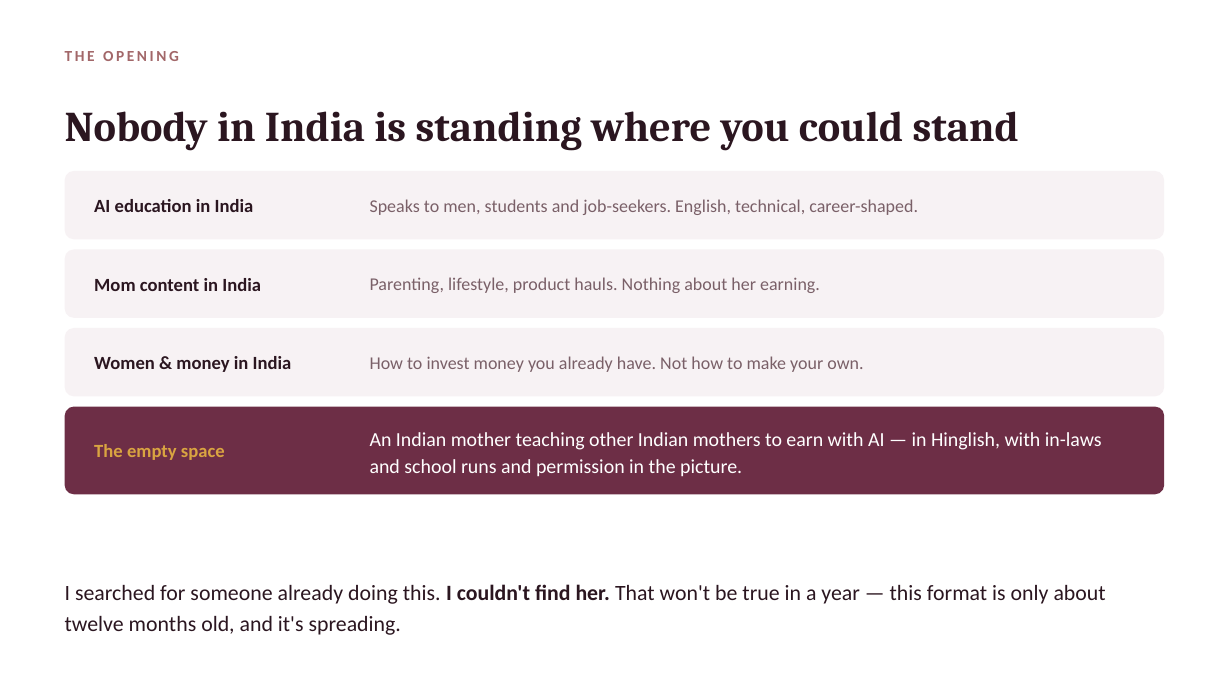
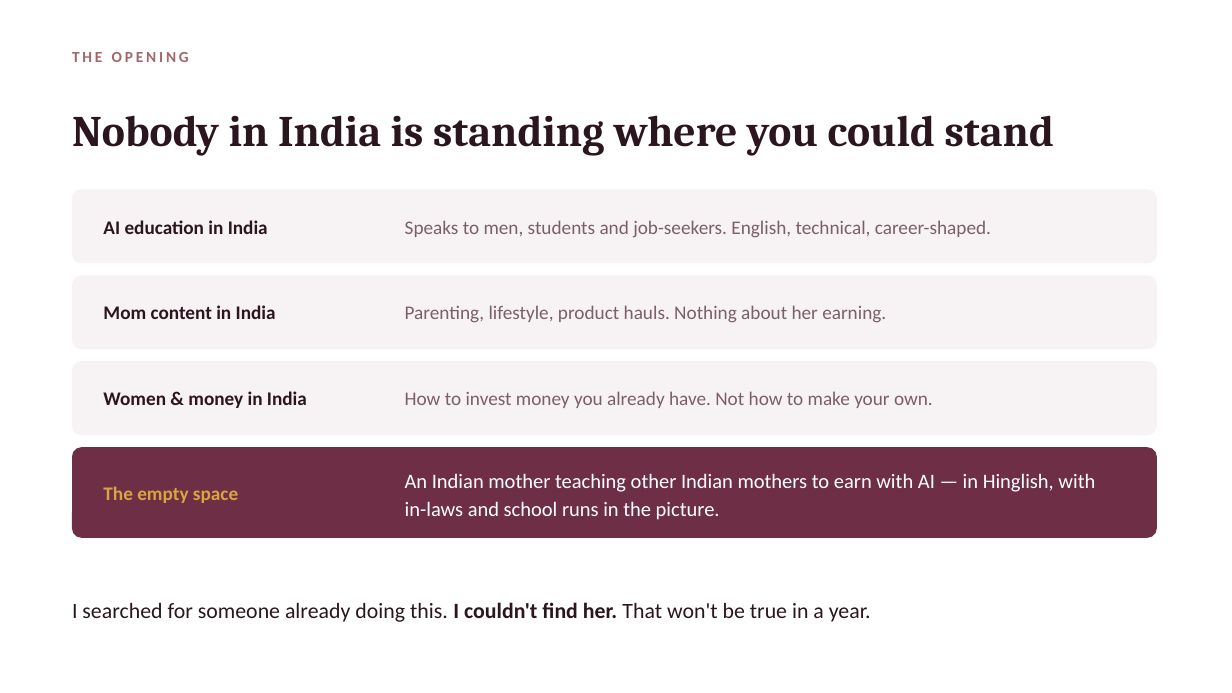
Before and after one commit to productionxin/Assets, a slide deck: slide 14 of clients/juhi-agarwal-nexther/neXtHer-What-I-Found.pptx (slide 15 before the commit). Drawn at 1232x693 pixels with LibreOffice and Linux fonts; fonts in the diff are those of the drawing. Boxes give left, top, right and bottom in pixels: in the first picture for what was removed or moved away, otherwise in the second. Text is boxed around its words. In the diff, an @@ line names an element or a change of style, - is before the commit and + after.

```diff
--- a/clients/juhi-agarwal-nexther/neXtHer-What-I-Found.pptx
+++ b/clients/juhi-agarwal-nexther/neXtHer-What-I-Found.pptx
@@ text "THE OPENING": place and size @@
-text "THE OPENING" at [65, 51, 179, 61]
+text "THE OPENING" at [72, 52, 189, 62]
@@ text "THE OPENING" at [72, 52, 189, 62]: letter spacing 2 to 2.2 pt @@
@@ text "Nobody in India is standing ...": place and size @@
-text "Nobody in India is standing ..." at [65, 111, 1019, 151]
+text "Nobody in India is standing ..." at [72, 115, 1054, 156]
@@ text "Nobody in India is standing ..." at [72, 115, 1054, 156]: size 33 to 34 pt; line spacing 44pt to 45pt @@
@@ rounded rectangle: place and size @@
-rounded rectangle at [65, 171, 1165, 239]
+rounded rectangle at [72, 189, 1157, 263]
@@ text "AI education in India": place and size @@
-text "AI education in India" at [94, 199, 254, 212]
+text "AI education in India" at [103, 220, 268, 234]
@@ text "Speaks to men, students and ...": place and size @@
-text "Speaks to men, students and ..." at [370, 199, 918, 215]
+text "Speaks to men, students and ..." at [405, 220, 991, 238]
@@ rounded rectangle: place and size @@
-rounded rectangle at [65, 250, 1165, 318]
+rounded rectangle at [72, 275, 1157, 349]
@@ text "Mom content in India": place and size @@
-text "Mom content in India" at [94, 278, 261, 291]
+text "Mom content in India" at [103, 305, 276, 319]
@@ text "Parenting, lifestyle, product hauls. Nothing ...": place and size @@
-text "Parenting, lifestyle, product hauls. Nothing ..." at [370, 277, 820, 293]
+text "Parenting, lifestyle, product hauls. Nothing ..." at [405, 305, 886, 323]
@@ rounded rectangle: place and size @@
-rounded rectangle at [65, 328, 1165, 396]
+rounded rectangle at [72, 361, 1157, 435]
@@ text "Women & money in India": place and size @@
-text "Women & money in India" at [94, 356, 292, 372]
+text "Women & money in India" at [103, 391, 307, 408]
@@ size 14 to 15 pt in 3 elements at [405, 220, 991, 238], [405, 305, 886, 323], [405, 391, 933, 408] @@
@@ text "How to invest money you ...": place and size @@
-text "How to invest money you ..." at [370, 356, 863, 372]
+text "How to invest money you ..." at [405, 391, 933, 408]
@@ proportions changed in 4 elements at [72, 189, 1157, 263], [72, 275, 1157, 349], [72, 361, 1157, 435], [72, 447, 1157, 538] @@
@@ rounded rectangle: place and size @@
-rounded rectangle at [65, 407, 1165, 494]
+rounded rectangle at [72, 447, 1157, 538]
@@ size 14.5 to 15 pt in 4 elements at [103, 220, 268, 234], [103, 305, 276, 319], [103, 391, 307, 408], [103, 486, 238, 503] @@
@@ text "The empty space": place and size @@
-text "The empty space" at [94, 444, 225, 460]
+text "The empty space" at [103, 486, 238, 503]
@@ text at [405, 473, 1095, 520]: text changed; size 15.5 to 16 pt @@
-An Indian mother teaching other Indian mothers to earn with AI — in Hinglish, with in-laws and school runs and permission in the picture.
+An Indian mother teaching other Indian mothers to earn with AI — in Hinglish, with in-laws and school runs in the picture.
@@ text at [72, 602, 871, 622]: text changed @@
-I searched for someone already doing this. I couldn't find her. That won't be true in a year — this format is only about twelve months old, and it's spreading.
+I searched for someone already doing this. I couldn't find her. That won't be true in a year.
```
Also in this commit, not shown: 17 other slides changed, 3 slides added, 2 slides removed, 11 other files.
